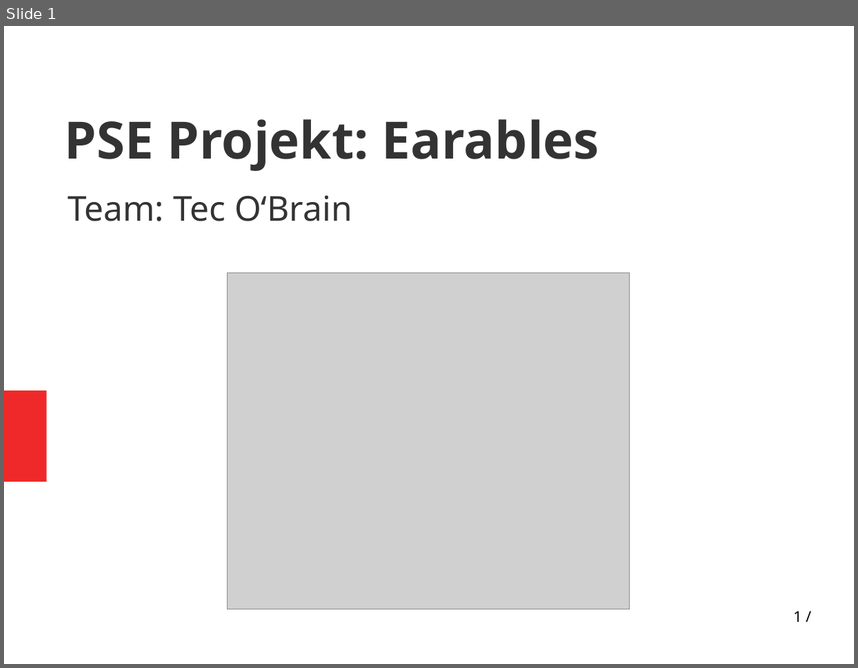
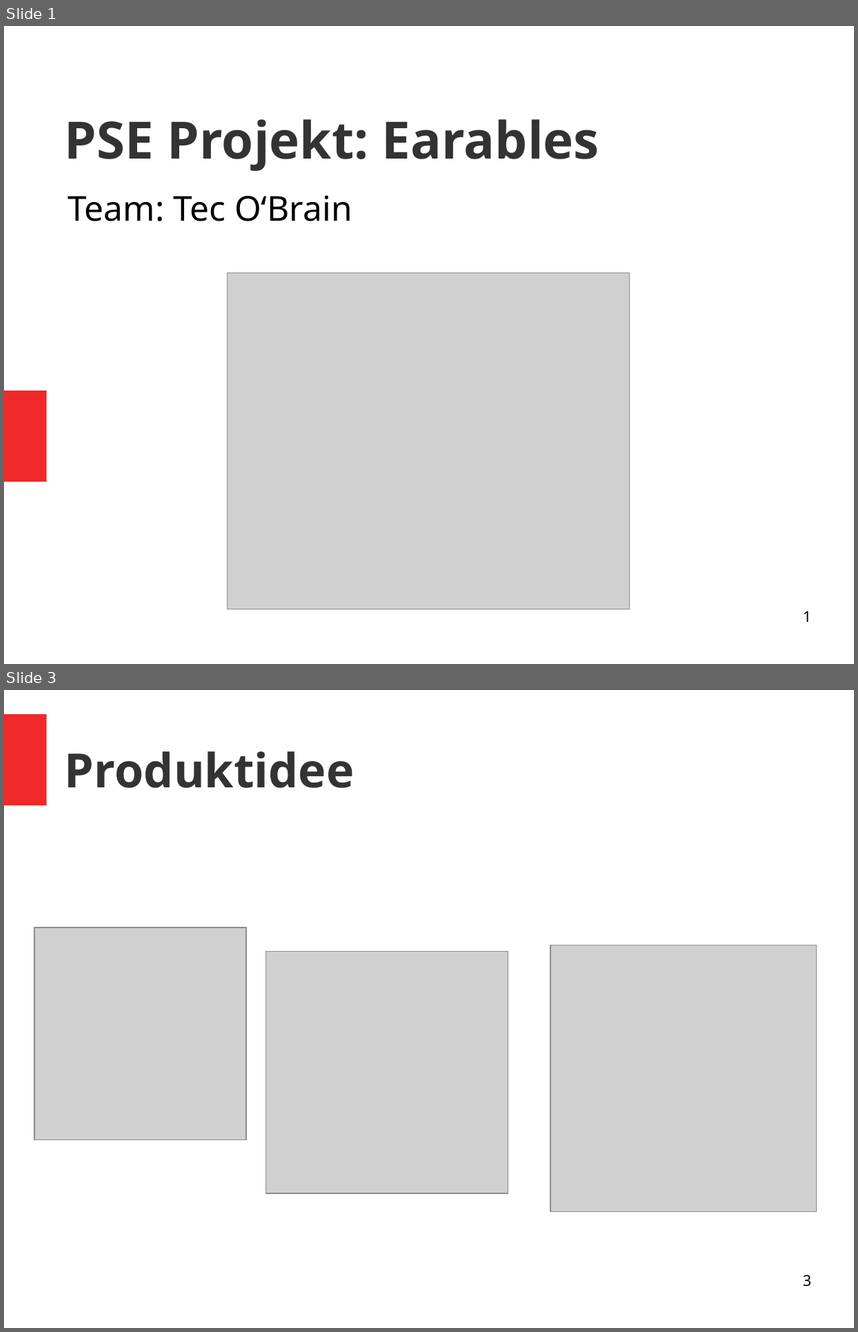
Before and after one commit to vlle1/dokumente-earablesKIT, a slide deck: Abschlusspräsi/Abschlusspräsi.odp. Shown one above the other, each under a label of ours: slide 1 before the commit, slides 1 and 3 after it; the slides between them are not shown. The pictures are 858x668 and 858x1332 pixels, drawn with LibreOffice and Linux fonts; fonts in the diff are those of the drawing; grey boxes stand for pictures. Boxes give left, top, right and bottom in pixels: in the first picture for what was removed or moved away, otherwise in the second. Text is boxed around its words. In the diff, an @@ line names an element or a change of style, - is before the commit and + after.

```diff
--- a/Abschlusspräsi/Abschlusspräsi.odp
+++ b/Abschlusspräsi/Abschlusspräsi.odp
@@ slide 3 added at (4, 690, 854, 1328), background #FFFFFF @@
@@ rectangle added at (4, 714, 46, 805), fill #EF2929 @@
@@ title added at (65, 751, 355, 788), 44 pt, text #333333, bold @@
+Produktidee
@@ picture added at (34, 927, 246, 1140) @@
@@ picture added at (266, 952, 508, 1194) @@
@@ picture added at (551, 945, 817, 1212) @@
@@ page number added at (803, 1274, 811, 1286), 14 pt, text #000000 @@
+3
@@ slide 1 changed as well @@
@@ subtitle "Team: Tec O‘Brain" at (68, 195, 352, 221): text colour #333333 to #000000; less space between paragraphs @@
@@ page number at (803, 610, 811, 621): text changed @@
-1 /
+1
```
Also in this commit, not shown: 8 other slides changed, 5 other slides added, 4 slides removed, 3 other files.
